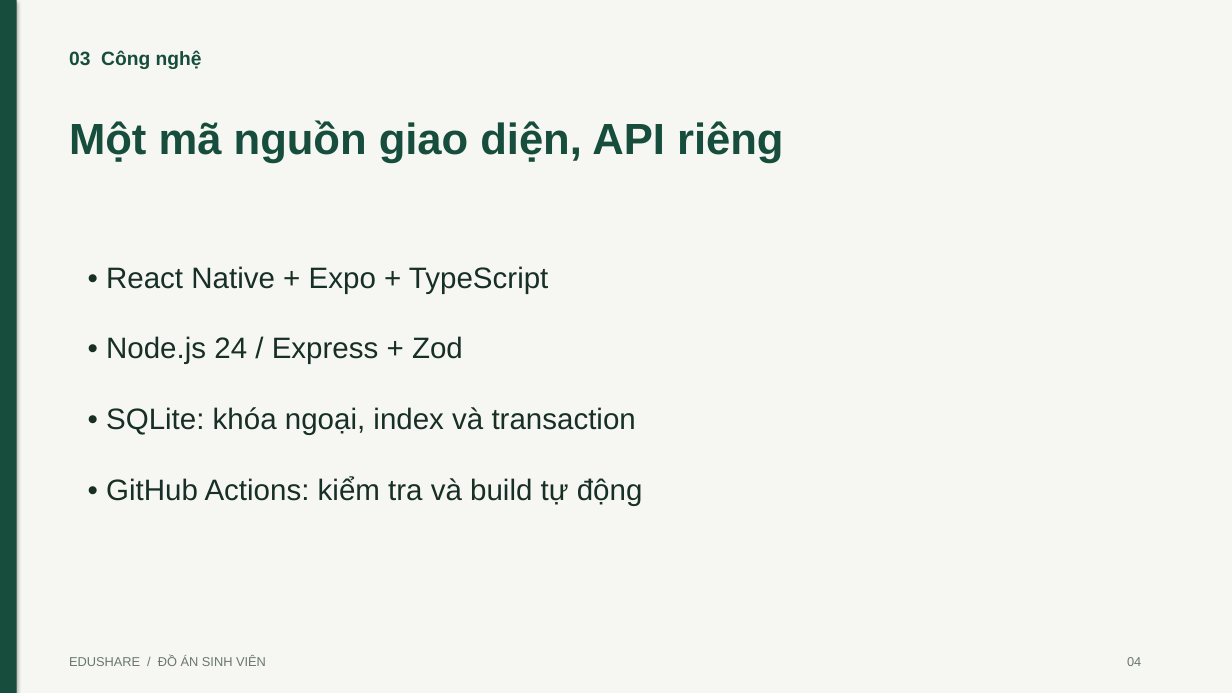
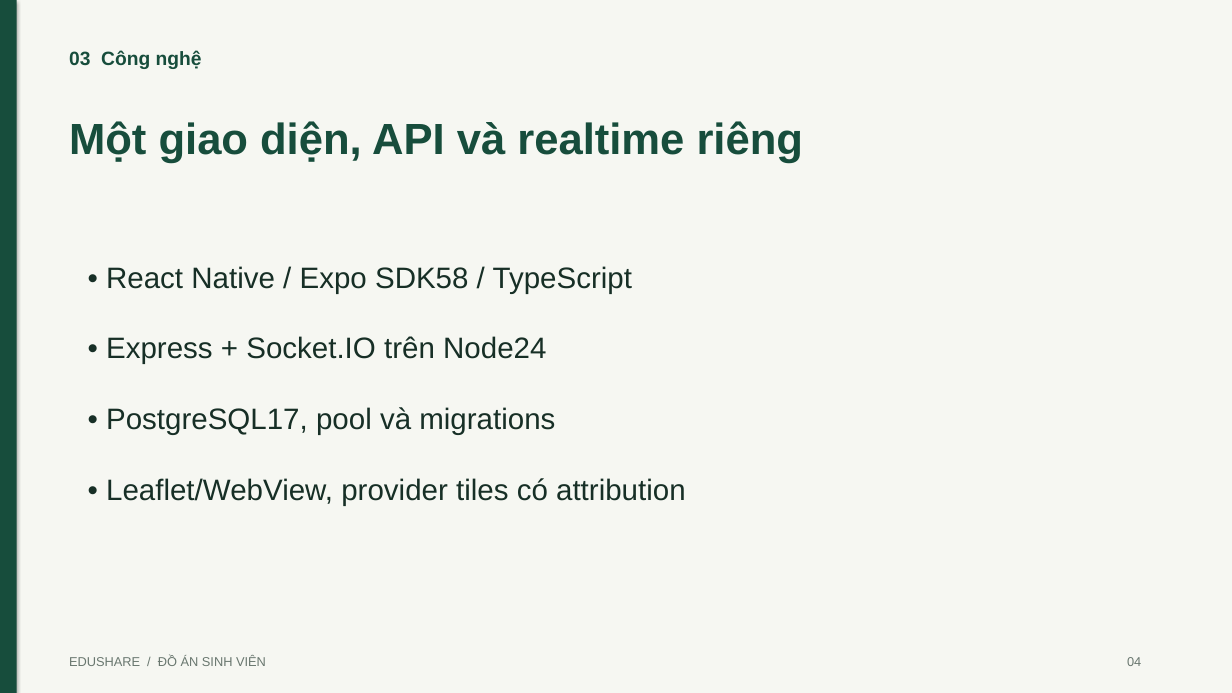
Before and after one commit to TanTai08/AppEduShare, a slide deck: slide 4 of docs/EduShare_Thuyet_Trinh.pptx. Drawn at 1232x693 pixels with LibreOffice and Linux fonts; fonts in the diff are those of the drawing. Boxes give left, top, right and bottom in pixels: in the first picture for what was removed or moved away, otherwise in the second. Text is boxed around its words. In the diff, an @@ line names an element or a change of style, - is before the commit and + after.

```diff
--- a/docs/EduShare_Thuyet_Trinh.pptx
+++ b/docs/EduShare_Thuyet_Trinh.pptx
@@ text at box(69, 121, 803, 163): text changed @@
-Một mã nguồn giao diện, API riêng
+Một giao diện, API và realtime riêng
@@ text at box(106, 266, 686, 506): text changed @@
-• React Native + Expo + TypeScript
-• Node.js 24 / Express + Zod
-• SQLite: khóa ngoại, index và transaction
-• GitHub Actions: kiểm tra và build tự động
+• React Native / Expo SDK58 / TypeScript
+• Express + Socket.IO trên Node24
+• PostgreSQL17, pool và migrations
+• Leaflet/WebView, provider tiles có attribution
```
Also in this commit, not shown: 11 other slides changed, 49 other files.
